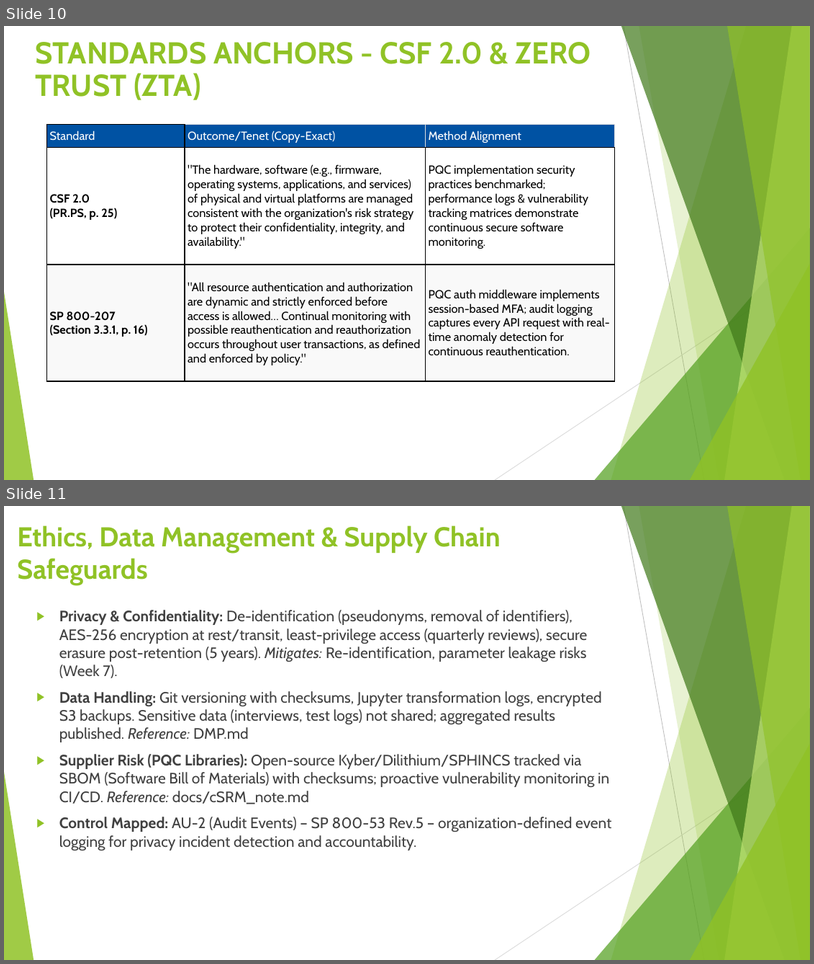
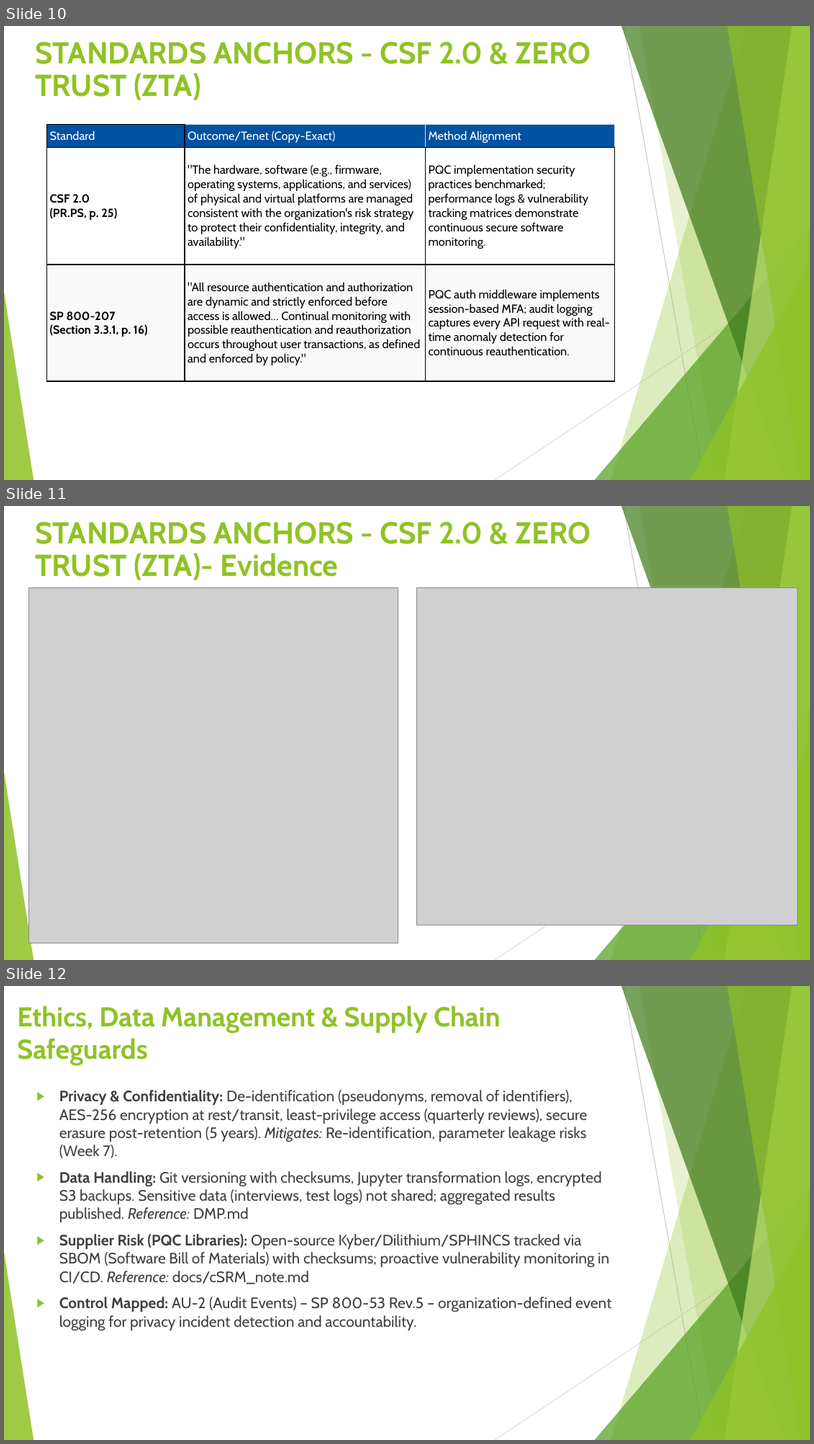
Before and after one commit to ibhandari072021/PostQuantumCryptography, a slide deck: docs/pitch/CYBR698_CapstoneProject_Presentation_WithSpeakerNotes.pptx. Shown one above the other, each under a label of ours: slides 10 and 11 before the commit, slides 10, 11 and 12 after it. The pictures are 814x964 and 814x1444 pixels, drawn with LibreOffice and Linux fonts; fonts in the diff are those of the drawing; grey boxes stand for pictures. Boxes give left, top, right and bottom in pixels: in the first picture for what was removed or moved away, otherwise in the second. Text is boxed around its words. In the diff, an @@ line names an element or a change of style, - is before the commit and + after.

```diff
--- a/docs/pitch/CYBR698_CapstoneProject_Presentation_WithSpeakerNotes.pptx
+++ b/docs/pitch/CYBR698_CapstoneProject_Presentation_WithSpeakerNotes.pptx
@@ slide 11 added at (x1=4, y1=506, x2=810, y2=960), background #FFFFFF; not listed: 10 template elements that a slide beside it also shows @@
@@ title added at (x1=35, y1=522, x2=591, y2=580), 36 pt, text #90C226, bold @@
+STANDARDS ANCHORS - CSF 2.0 & ZERO TRUST (ZTA)- Evidence
@@ picture added at (x1=29, y1=587, x2=399, y2=943) @@
@@ picture added at (x1=417, y1=587, x2=797, y2=924) @@
@@ what was slide 11 is now slide 12 @@
```
Also in this commit, not shown: 1 slide changed, 2 other files.
